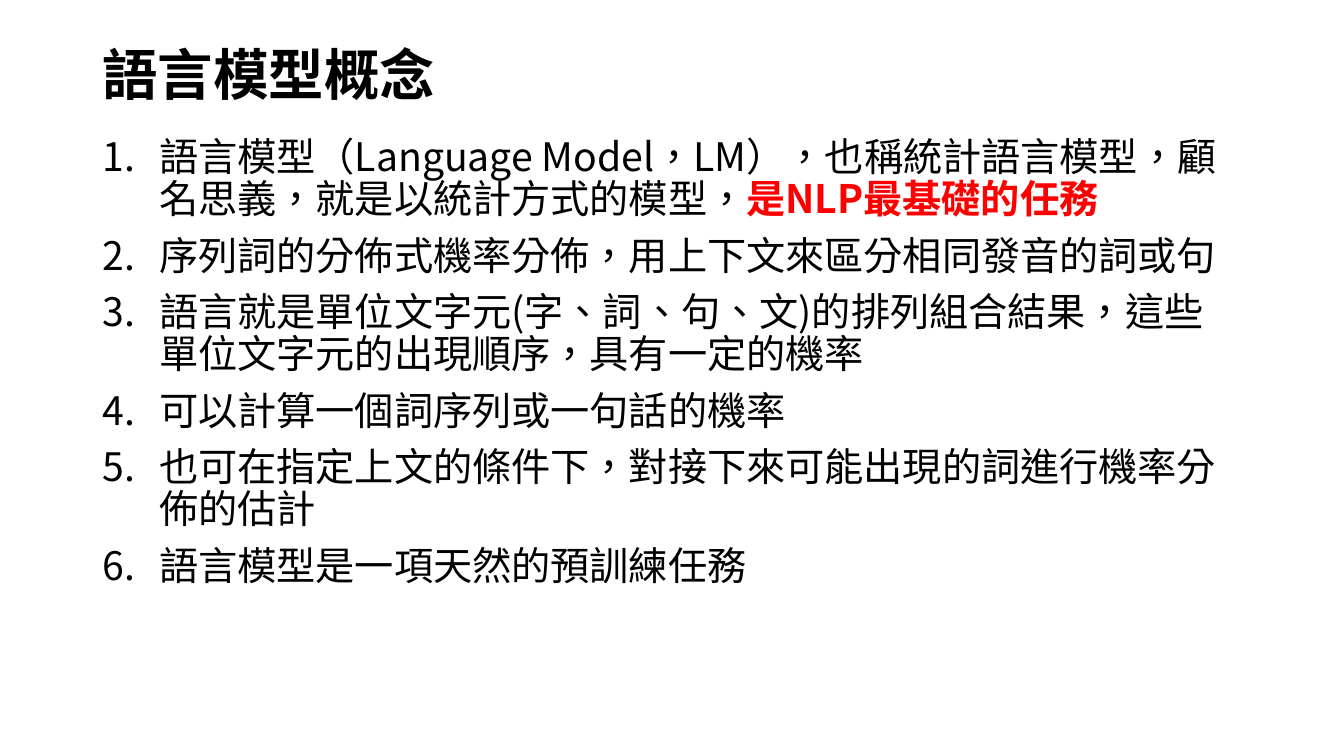
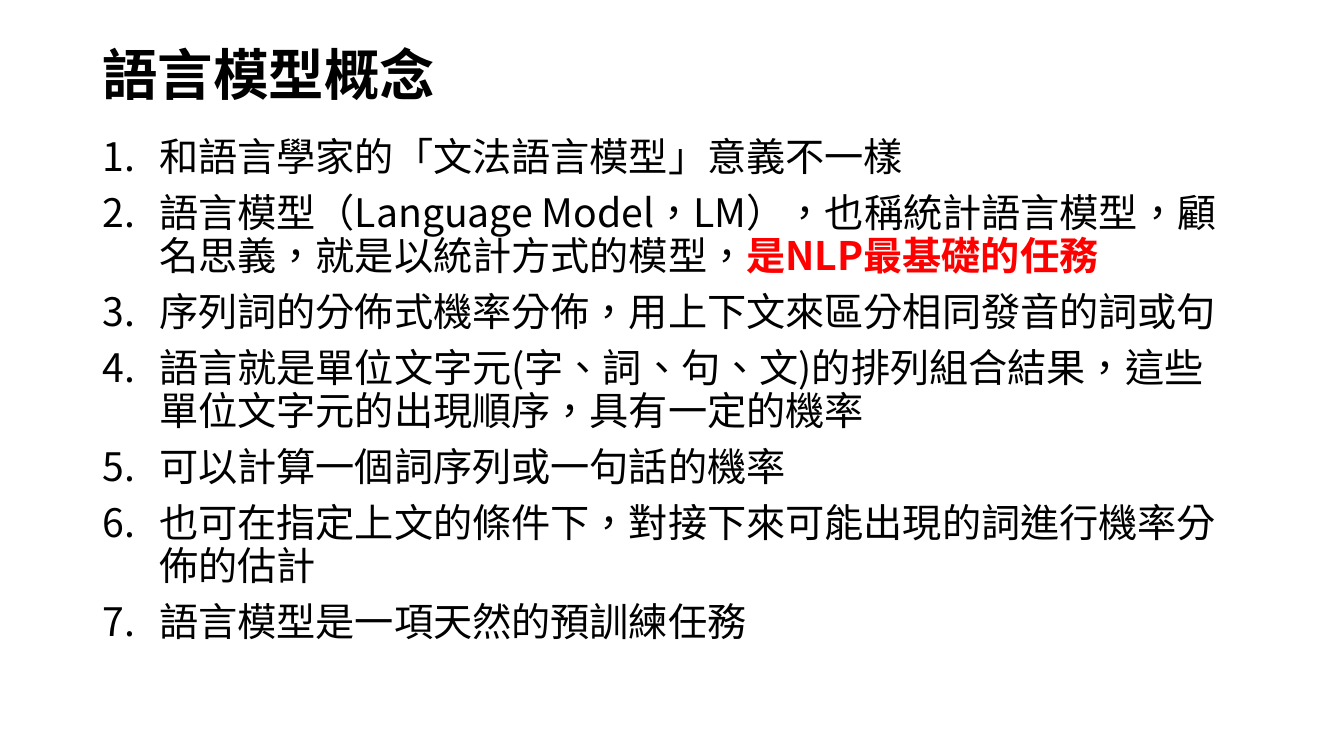
Before and after one commit to joshhu/nlp_must2022, a slide deck: slide 9 of lecture03.pptx (slide 4 before the commit). Drawn at 1344x756 pixels with LibreOffice and Linux fonts; fonts in the diff are those of the drawing. Boxes give left, top, right and bottom in pixels: in the first picture for what was removed or moved away, otherwise in the second. Text is boxed around its words. In the diff, an @@ line names an element or a change of style, - is before the commit and + after.

```diff
--- a/lecture03.pptx
+++ b/lecture03.pptx
@@ text at <box>159,137,903,175</box>: paragraph added @@
+1. 和語言學家的「文法語言模型」意義不一樣
```
Also in this commit, not shown: 3 other slides changed, 29 slides added, 13 other files.
